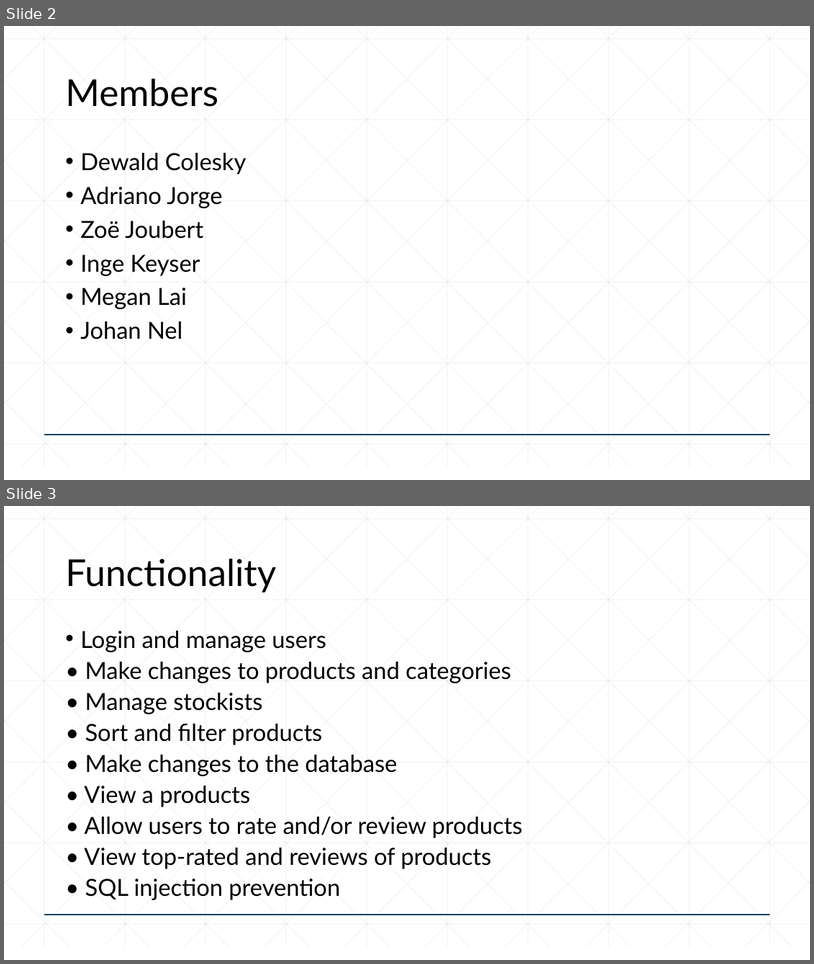
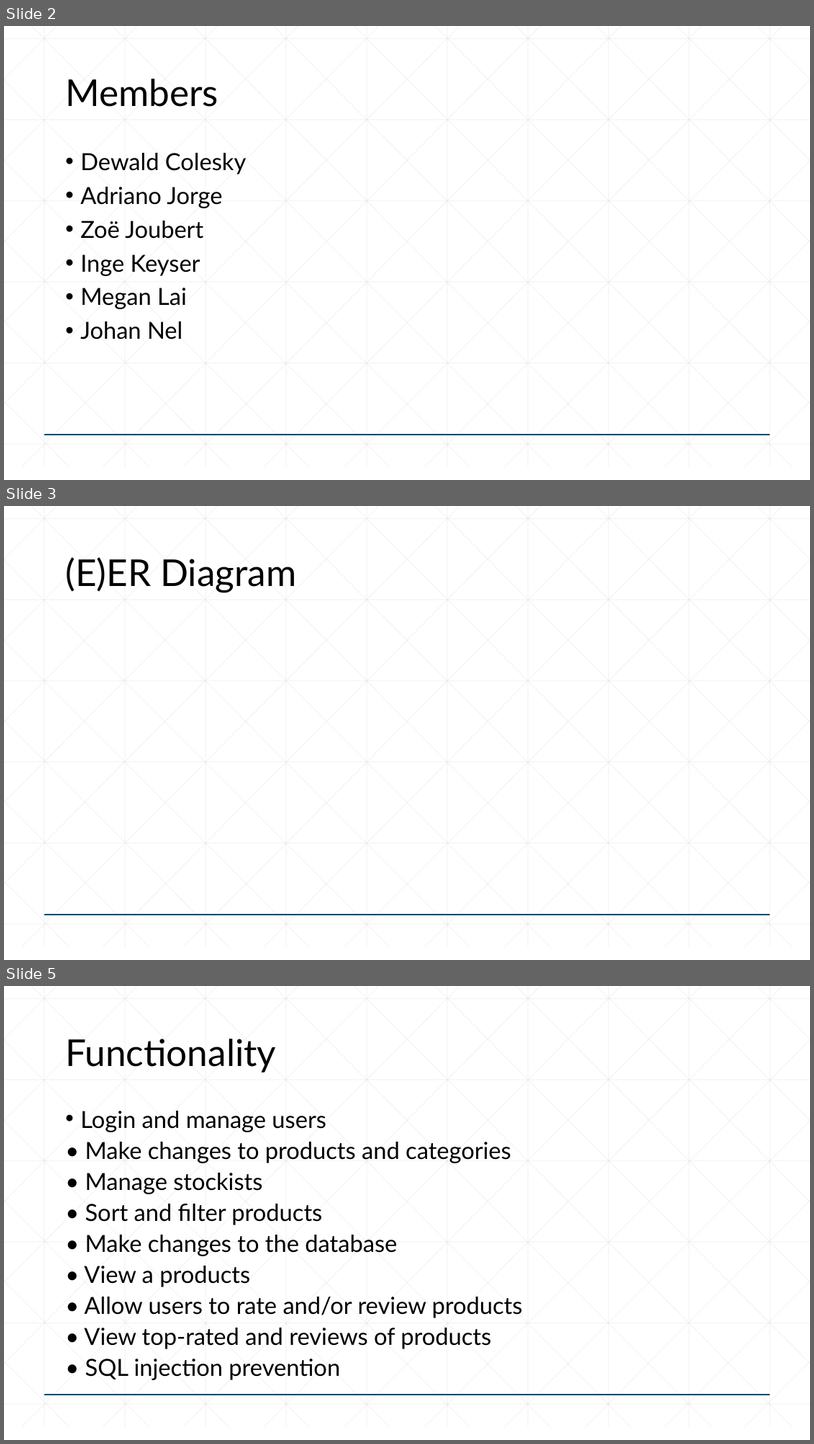
Before and after one commit to u23608821/COS221_Assignment_5, a slide deck: COS 216 Homework Assignment.pptx. Shown one above the other, each under a label of ours: slides 2 and 3 before the commit, slides 2, 3 and 5 after it; the slides between them are not shown. The pictures are 814x964 and 814x1444 pixels, drawn with LibreOffice and Linux fonts; fonts in the diff are those of the drawing. Boxes give left, top, right and bottom in pixels: in the first picture for what was removed or moved away, otherwise in the second. Text is boxed around its words. In the diff, an @@ line names an element or a change of style, - is before the commit and + after.

Commit message:
Added place for EER diagram and Relational mapping (will add it when those are done)

```diff
--- a/COS 216 Homework Assignment.pptx
+++ b/COS 216 Homework Assignment.pptx
@@ slide 3 added at box(4, 506, 810, 960), background #FFFFFF; not listed: 47 template elements that a slide beside it also shows @@
@@ title added at box(65, 557, 296, 592), 44 pt, text #000000 @@
+(E)ER Diagram
@@ what was slide 3 is now slide 5 @@
```
Also in this commit, not shown: 1 slide changed, 1 other slide added.
